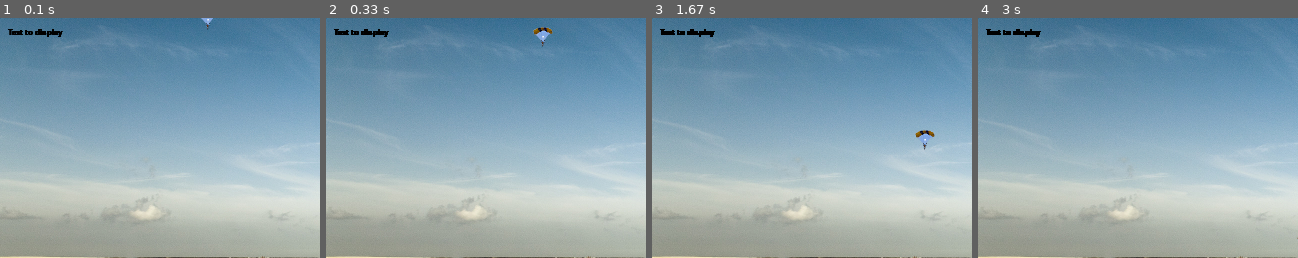
Above: before the commit, frames 1-4 (left to right).
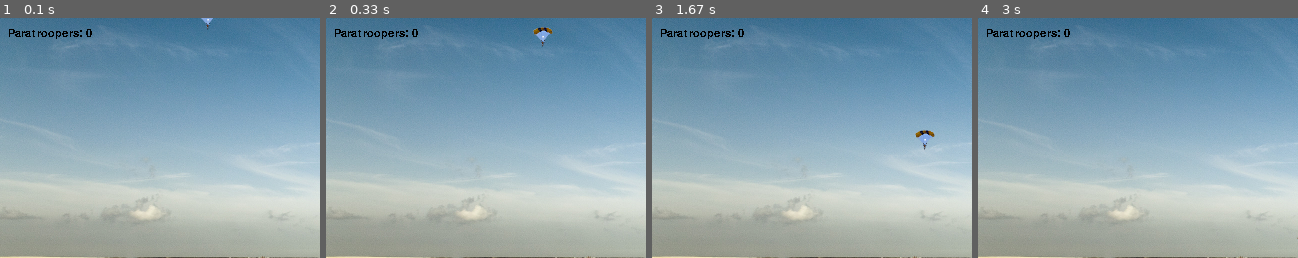
Above: after the commit, the same moments.

Repository: rodrigodub/Output
Game: pygame game, started from ProgramacaoDeJogos/Input04PJ04_c.py
Same seed, same stepped clock (60 frames per second), same inputs: the game is played once before the commit and once after it.
Inputs:
- Up to frame 1 (0.1 s): no input
- Up to frame 2 (0.33 s): no input
- Up to frame 3 (1.67 s): tap Space at 0.33 s; hold Right 0.67-1.13 s; hold Up 1.17-1.47 s; hold Right from 1.5 s (still down)
- Up to frame 4 (3 s): release Right at 1.97 s; hold Left 2-2.53 s; hold Down 2.57-2.87 s; hold Left from 2.9 s (still down); tap Space at 2.97 s
The pictures show only the part of the screen within x 0-50%, y 0-50%; the shares and areas given below are measured in that part.

The runs differ from the first frame. In frame 1, 0.4% of the frame differs, in the area x 2-29%, y 4-9%; in frame 2, 0.4%; in frame 3, 0.4%; in frame 4, 0.4%.

Commit message:
PJ4: scoring is working, kinda
# v2.087
# 20171231

Diff:
--- a/ProgramacaoDeJogos/Input04PJ04_c.py
+++ b/ProgramacaoDeJogos/Input04PJ04_c.py
@@ -6,7 +6,7 @@
 # Usage:
 # > python3 Input04PJ04_c.py
 #
-# v2.086
+# v2.087
 # 20171231
 #################################################
 __author__ = 'Rodrigo Nobrega'
@@ -144,16 +144,24 @@
         if len(self.platoon) == 0 or (len(self.platoon) < 10 and self.platoon[-1].state == 1):
             self.platoon.append(Paratrooper())
 
+    def rescue(self, tnk):
+        rescued = 0
+        for i in [a for a in self.platoon if a.state < 2]:
+            if i.pos.colliderect(tnk.pos):
+                i.state = 2
+                rescued += 1
+        return rescued
+
 
 # write text
 def writetext(font, text):
-    a = font.render(text, 1, (0, 0, 0))
+    a = font.render(text, 0, (0, 0, 0))
     return a
 
 
 # event loop
-def eventloop(scr, fnt, tnk, prt):
-    # arguments: scr=screen, fnt=font, tnk=tank, prt=paratrooper list
+def eventloop(scr, fnt, tnk, prt, sco):
+    # arguments: scr=screen, fnt=font, tnk=tank, prt=paratrooper list, sco=score
     while True:
         # quit gracefully
         for event in pygame.event.get():
@@ -172,11 +180,14 @@
         # move paratrooper
         prt.platoon[-1].move()
         # blit paratroopers in new position
-        [scr.area.blit(i.image, i.pos) for i in prt.platoon]
+        [scr.area.blit(i.image, i.pos) for i in prt.platoon if i.state < 2]
         # blit tank in new position
         scr.area.blit(tnk.image, tnk.pos)
+        # rescue and calculate score
+        sco += prt.rescue(tnk)
         # write text
-        scr.area.blit(writetext(fnt, 'Text to display'), (10, 10))
+        scr.area.blit(scr.image, (120, 5, 50, 30), (120, 5, 50, 30))
+        scr.area.blit(writetext(fnt, 'Paratroopers: {}'.format(sco)), (10, 10))
         # refresh display
         pygame.display.flip()
 
@@ -186,7 +197,8 @@
     print('\n ::: Input 04 - Campo Minado :::\n\n       Press [Q] to quit.\n')
     # start Pygame
     pygame.init()
-    chicago = pygame.font.Font('./fonts/Chicago Normal.ttf', 12)
+    chicago = pygame.font.Font('./fonts/Chicago Normal.ttf', 16)
+    score = 0
     # start the display
     screen = Setupscreen('desert640.png')
     # creates tank at initial position
@@ -194,7 +206,7 @@
     # creates a paratrooper list
     parat1 = Paratrooperlist()
     # start the event loop with tank moving right
-    eventloop(screen, chicago, thetank, parat1)
+    eventloop(screen, chicago, thetank, parat1, score)
 
 
 # execute main
